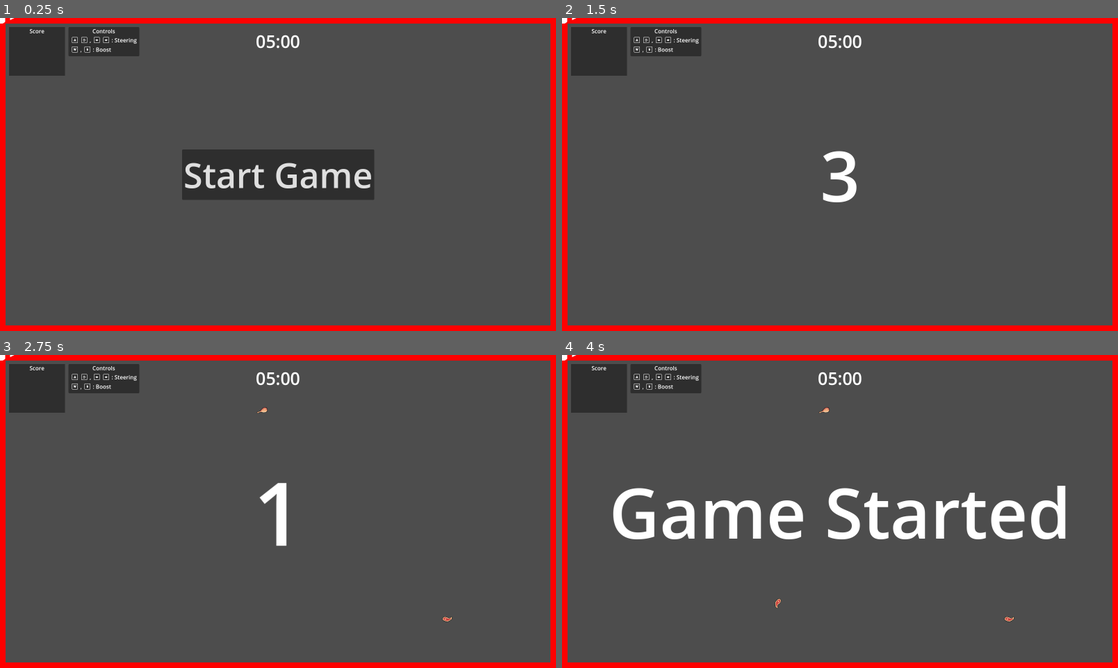
Above: before the commit, frames 1-4 (two rows, left to right).
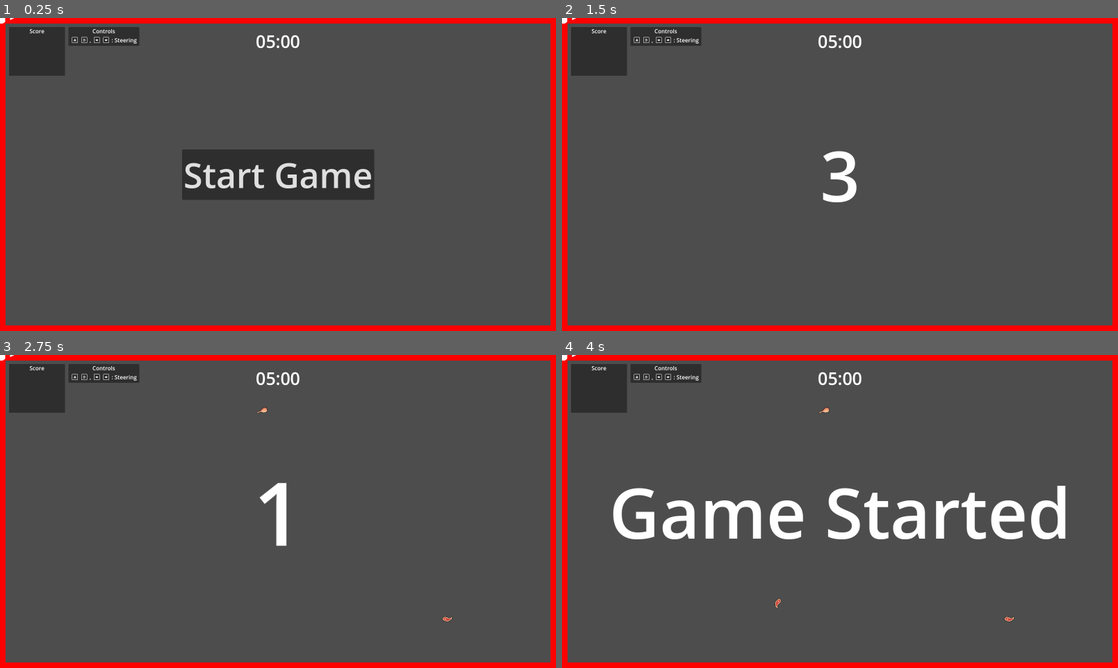
Above: after the commit, the same moments.

Repository: Ozymandias1/godot_snake_game
Game: Godot game, scene res://Scenes/Templates/game_level.tscn
Two runs of this game, one before a commit and one after it. Both use one fixed random seed, a clock stepped at 60 frames per second and the inputs below. This scene is started directly instead of the project's main scene.
Inputs (mouse positions are in pixels of both pictures, inside the frame that each line leads up to):
- Up to frame 1 (0.25 s): no input
- Up to frame 2 (1.5 s): click "Start Game" at 0.5 s; tap Enter at 1.25 s; move the mouse to (962, 158) at 1.27 s; hold D (Steer Right) from 1.28 s (still down); hold W (Boost) from 1.28 s (still down); click (962, 158) at 1.42 s
- Up to frame 3 (2.75 s): move the mouse to (166, 527) at 2.02 s; release D (Steer Right) at 2.03 s; release W (Boost) at 2.03 s; hold A (Steer Left) from 2.03 s (still down); tap W (Boost) at 2.1 s
- Up to frame 4 (4 s): move the mouse to (895, 442) at 2.77 s; release A (Steer Left) at 2.78 s; hold W (Boost) 2.78-3.53 s; hold D (Steer Right) from 2.78 s (still down); tap Space at 3.5 s; move the mouse to (812, 574) at 3.52 s; tap W (Boost) at 3.6 s; click (812, 574) at 3.67 s

The runs differ from the first frame. In frame 1, 0.4% of the frame differs, in the area x 12-25%, y 8-13%; in frame 2, 0.4%; in frame 3, 0.4%; in frame 4, 0.4%.
Error in both runs: Invalid access to property or key 'name' on a base object of type 'Dictionary'. (res://Scripts/Player.gd:31)

Commit message:
무시목록 업데이트, 부스트 제거

Diff:
--- a/Scenes/Templates/game_level.tscn
+++ b/Scenes/Templates/game_level.tscn
@@ -9,8 +9,6 @@
 [ext_resource type="Texture2D" uid="uid://bs7a8p7nidd2u" path="res://Textures/keyboard_a_outline.svg" id="7_bwr3o"]
 [ext_resource type="Texture2D" uid="uid://c8ab6f0hkdorc" path="res://Textures/keyboard_arrow_left_outline.svg" id="8_ppmdm"]
 [ext_resource type="Texture2D" uid="uid://b0nrd8a886taq" path="res://Textures/keyboard_arrow_right_outline.svg" id="9_c8x5n"]
-[ext_resource type="Texture2D" uid="uid://gdj2ajipvrc1" path="res://Textures/keyboard_w_outline.svg" id="10_bgxyf"]
-[ext_resource type="Texture2D" uid="uid://cts81l24tb7cx" path="res://Textures/keyboard_arrow_up_outline.svg" id="11_6ie7c"]
 
 [sub_resource type="SceneReplicationConfig" id="SceneReplicationConfig_2gsxc"]
 properties/0/path = NodePath("LabelTimerRoot/LabelTimer:text")
@@ -161,7 +159,7 @@
 offset_left = 197.0
 offset_top = 26.0
 offset_right = 401.0
-offset_bottom = 110.0
+offset_bottom = 80.0
 
 [node name="Title" type="Label" parent="UI/Controls"]
 layout_mode = 1
@@ -216,27 +214,6 @@
 [node name="Label" type="Label" parent="UI/Controls/VBoxContainer/HBoxContainer"]
 layout_mode = 2
 text = ": Steering"
-
-[node name="HBoxContainer2" type="HBoxContainer" parent="UI/Controls/VBoxContainer"]
-layout_mode = 2
-
-[node name="TextureRect2" type="TextureRect" parent="UI/Controls/VBoxContainer/HBoxContainer2"]
-layout_mode = 2
-texture = ExtResource("10_bgxyf")
-expand_mode = 2
-
-[node name="Label2" type="Label" parent="UI/Controls/VBoxContainer/HBoxContainer2"]
-layout_mode = 2
-text = ","
-
-[node name="TextureRect4" type="TextureRect" parent="UI/Controls/VBoxContainer/HBoxContainer2"]
-layout_mode = 2
-texture = ExtResource("11_6ie7c")
-expand_mode = 2
-
-[node name="Label" type="Label" parent="UI/Controls/VBoxContainer/HBoxContainer2"]
-layout_mode = 2
-text = ": Boost"
 
 [node name="LabelRemainTime" type="Label" parent="UI"]
 layout_mode = 1
--- a/Scripts/MoveComponent.gd
+++ b/Scripts/MoveComponent.gd
@@ -6,16 +6,13 @@
 @export var target: Node2D
 
 var initial_move_speed: float = 0.0
-var boost_move_speed: float = 0.0
 
 # 시작
 func _ready() -> void:
 	self.initial_move_speed = player.move_speed
-	self.boost_move_speed = self.initial_move_speed * 1.5
 
 # 업데이트
 func _process(delta: float) -> void:
 	if is_multiplayer_authority():
-		player.move_speed = self.boost_move_speed if Input.is_action_pressed("Boost") else self.initial_move_speed
 		var front = target.global_transform.x
 		target.global_position += player.move_speed * front * delta
Not shown: 1 places in Scenes/Templates/game_level.tscn that only renumber resources
Not shown, changed: .gitignore
